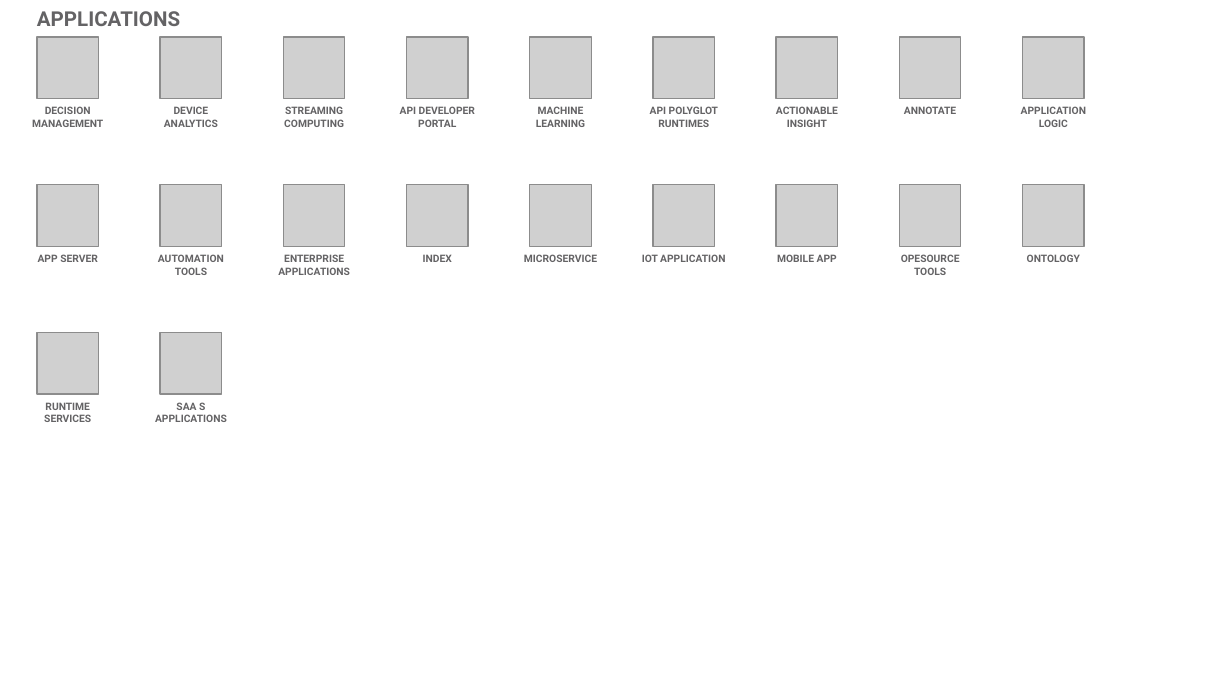
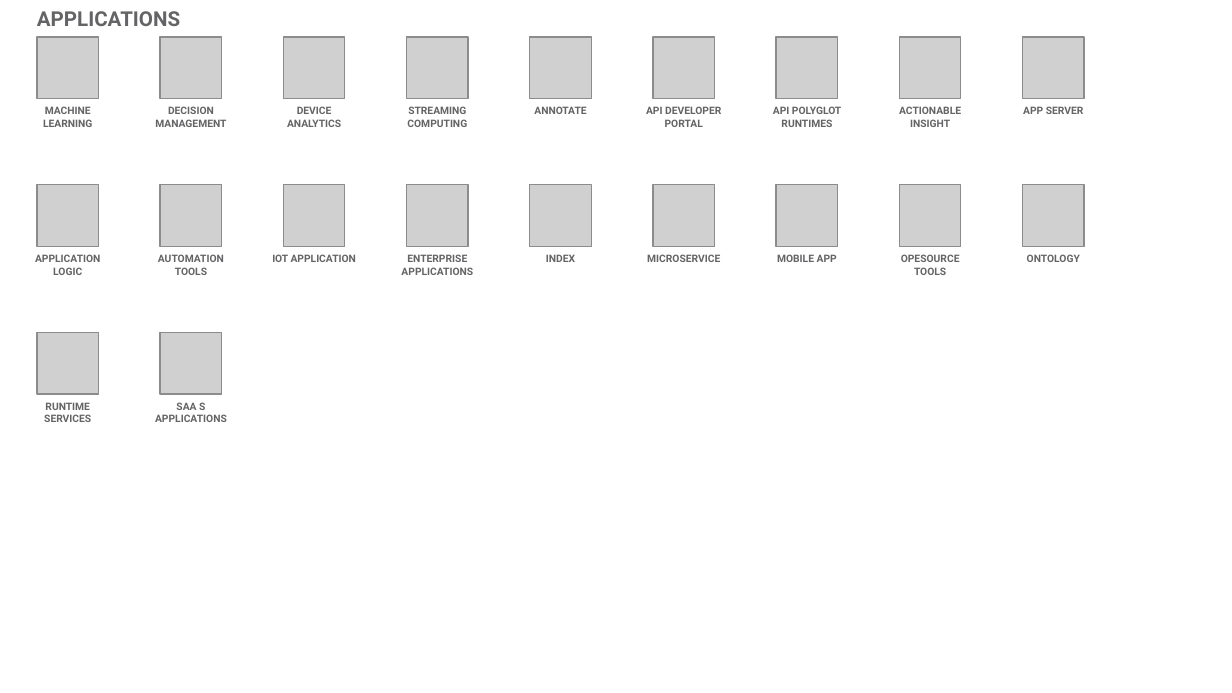
Before and after one commit to l2fprod/myarchitecture, a slide deck: slide 14 of mycatalog-architecture-diagram-template.pptx. Drawn at 1232x693 pixels with LibreOffice and Linux fonts; fonts in the diff are those of the drawing; grey boxes stand for pictures. Boxes give left, top, right and bottom in pixels: in the first picture for what was removed or moved away, otherwise in the second. Text is boxed around its words. In the diff, an @@ line names an element or a change of style, - is before the commit and + after.

```diff
--- a/mycatalog-architecture-diagram-template.pptx
+++ b/mycatalog-architecture-diagram-template.pptx
@@ text added at bbox=[43, 106, 92, 127], 6 pt, text #646365, bold @@
+MACHINE LEARNING
@@ text at bbox=[534, 106, 586, 114]: text changed @@
-MACHINE LEARNING
+ANNOTATE
@@ text "API DEVELOPER PORTAL": place and size @@
-text "API DEVELOPER PORTAL" at bbox=[400, 106, 475, 127]
+text "API DEVELOPER PORTAL" at bbox=[646, 106, 721, 127]
@@ text removed at bbox=[904, 106, 956, 114] @@
-ANNOTATE
@@ text at bbox=[1023, 106, 1084, 114]: text changed @@
-APPLICATION LOGIC
+APP SERVER
@@ text at bbox=[35, 254, 100, 275]: text changed @@
-APP SERVER
+APPLICATION LOGIC
@@ text "IOT APPLICATION": place and size @@
-text "IOT APPLICATION" at bbox=[642, 254, 725, 262]
+text "IOT APPLICATION" at bbox=[272, 254, 356, 262]
@@ 8 texts: place and size @@
-8 texts at bbox=[32, 106, 838, 275]
+8 texts at bbox=[155, 106, 961, 275]
```
Also in this commit, not shown: 11 other slides changed.
